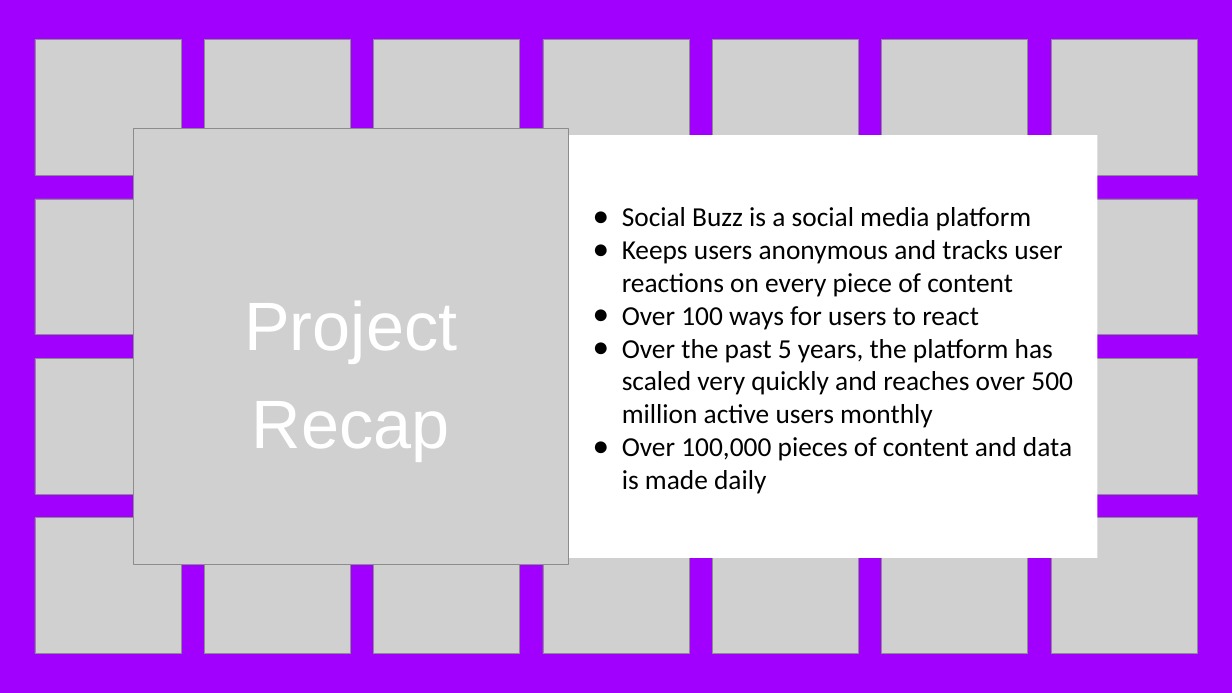
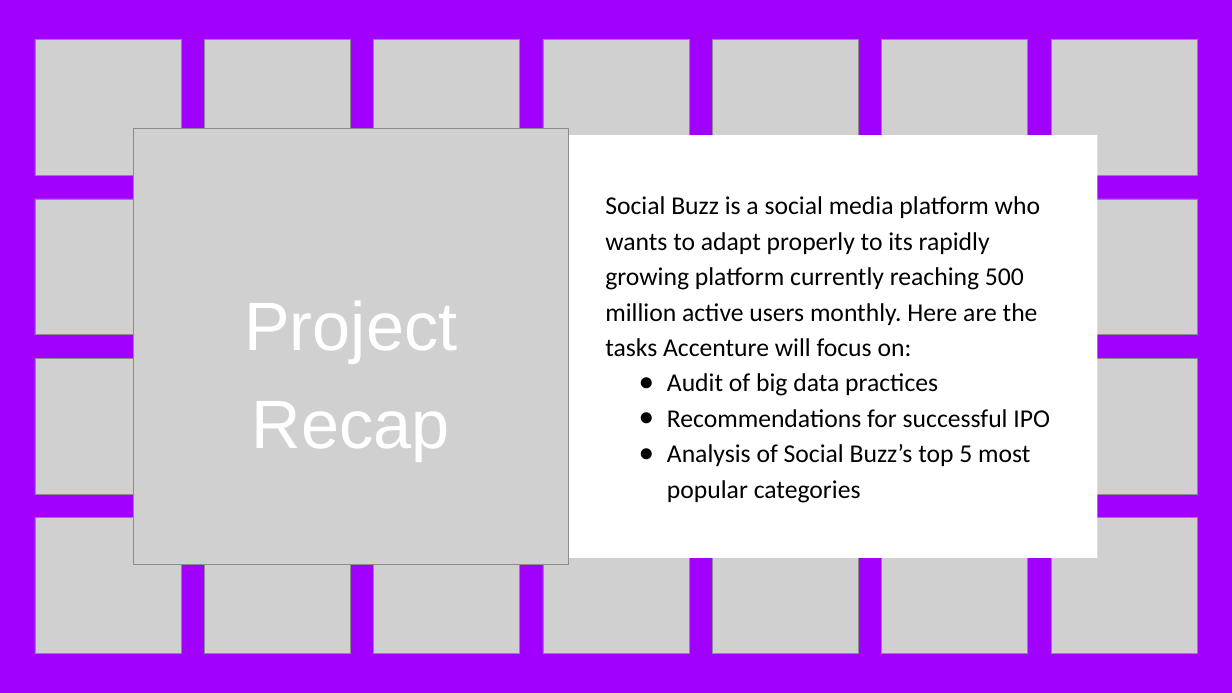
Before and after one commit to Cabone01/Data_Analytics_n_Visualizations, a slide deck: slide 3 of Social Buzz Analysis.pptx. Drawn at 1232x693 pixels with LibreOffice and Linux fonts; fonts in the diff are those of the drawing; grey boxes stand for pictures. Boxes give left, top, right and bottom in pixels: in the first picture for what was removed or moved away, otherwise in the second. Text is boxed around its words. In the diff, an @@ line names an element or a change of style, - is before the commit and + after.

```diff
--- a/Social Buzz Analysis.pptx
+++ b/Social Buzz Analysis.pptx
@@ text at (605, 196, 1050, 503): text changed; size 32 to 30 pt @@
-● Social Buzz is a social media platform
-● Keeps users anonymous and tracks user reactions on every piece of content
-● Over 100 ways for users to react
-● Over the past 5 years, the platform has scaled very quickly and reaches over 500 million active users monthly
-● Over 100,000 pieces of content and data is made daily
+Social Buzz is a social media platform who wants to adapt properly to its rapidly growing platform currently reaching 500 million active users monthly. Here are the tasks Accenture will focus on:
+● Audit of big data practices
+● Recommendations for successful IPO
+● Analysis of Social Buzz’s top 5 most popular categories
```
Also in this commit, not shown: 3 other slides changed, 3 slides added, 4 slides removed, 1 other file.
